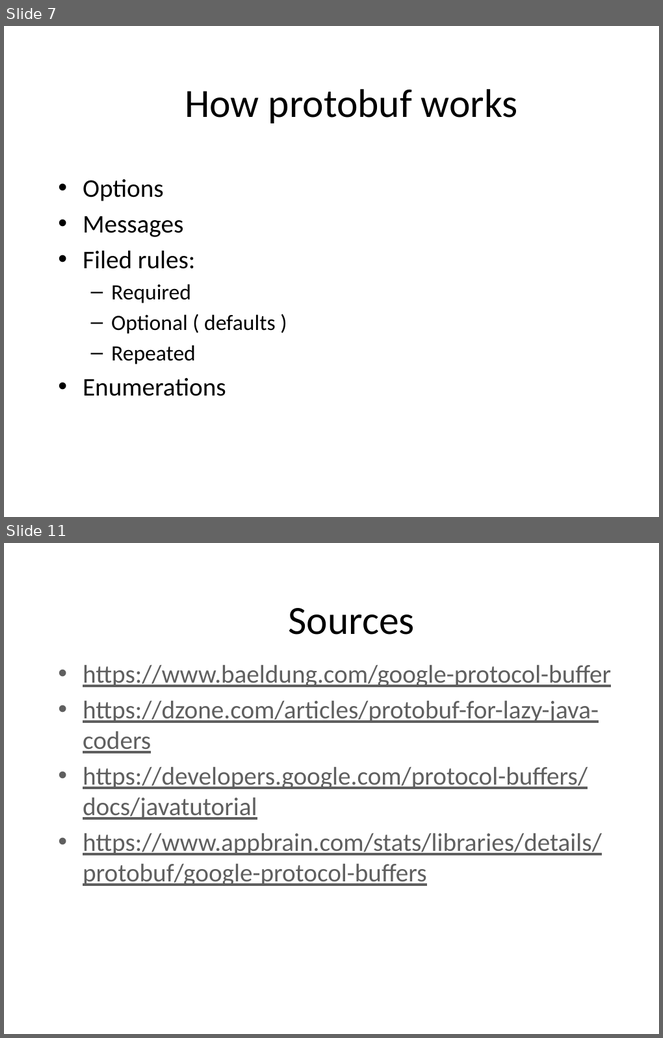
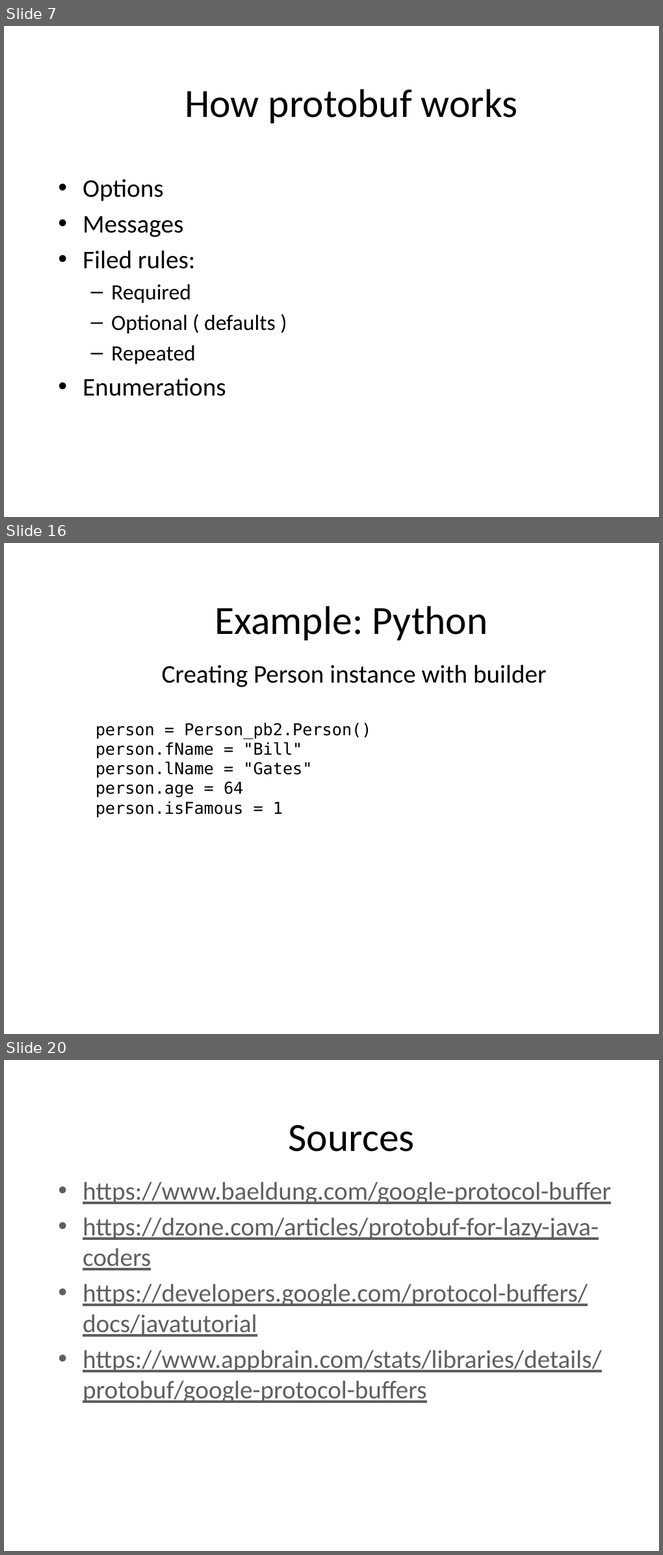
Before and after one commit to BartoszGardziejewski/ProtocolBufferDemo, a slide deck: ProtoBuff.pptx. Shown one above the other, each under a label of ours: slides 7 and 11 before the commit, slides 7, 16 and 20 after it; the slides between them are not shown. The pictures are 663x1038 and 663x1555 pixels, drawn with LibreOffice and Linux fonts; fonts in the diff are those of the drawing; background and template pictures are left out. Boxes give left, top, right and bottom in pixels: in the first picture for what was removed or moved away, otherwise in the second. Text is boxed around its words. In the diff, an @@ line names an element or a change of style, - is before the commit and + after.

```diff
--- a/ProtoBuff.pptx
+++ b/ProtoBuff.pptx
@@ slide 16 added at [4, 543, 659, 1034], background picture (left out) @@
@@ text added at [215, 606, 488, 641], 44 pt, text #000000 @@
+Example: Python
@@ text added at [162, 665, 547, 687], 28 pt, text #000000 @@
+Creating Person instance with builder
@@ text added at [96, 723, 371, 818], 18 pt, text #000000 @@
+person = Person_pb2.Person()
+person.fName = "Bill"
+person.lName = "Gates"
+person.age = 64
+person.isFamous = 1
@@ what was slide 11 is now slide 20 @@
```
Also in this commit, not shown: 3 slides changed, 10 other slides added, 2 slides removed, 5 other files.
